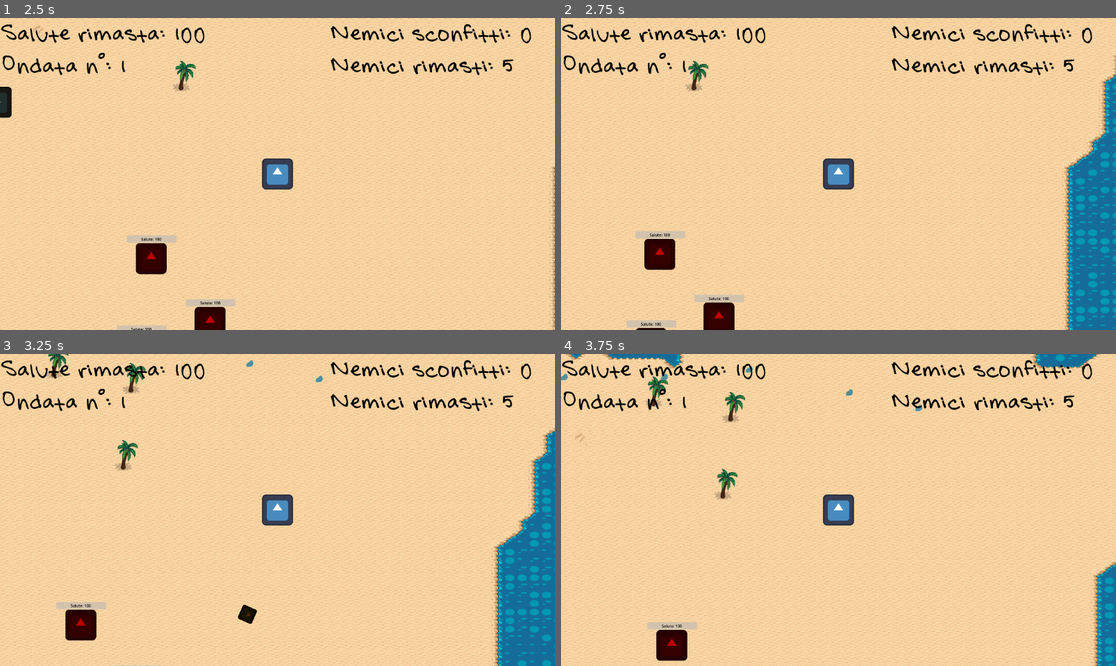
Above: before the commit, frames 1-4 (two rows, left to right).
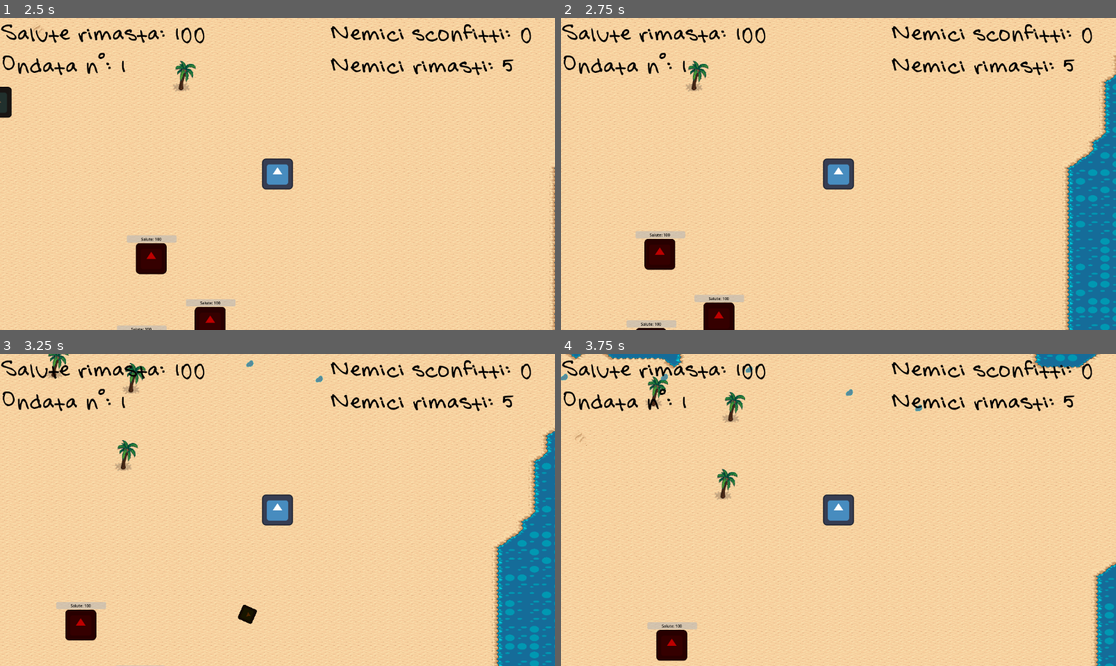
Above: after the commit, the same moments.

Repository: xMarcoMax/BeatchSlash
Game: Godot game, scene res://Scenes/level.tscn
Two runs of this game, one before a commit and one after it. Both use one fixed random seed, a clock stepped at 60 frames per second and the inputs below. The engine's default icon, where the game draws it, is replaced by a stand-in: a white triangle on a blue panel in a dark square.
Inputs (mouse positions are in pixels of both pictures, inside the frame that each line leads up to):
- Up to frame 1 (2.5 s): tap Enter at 0.5 s; move the mouse to (399, 158) at 0.52 s; hold Right (ui_right) 0.53-1.28 s; hold Space (run) 0.53-1.28 s; move the mouse to (166, 189) at 1.27 s; hold Down (ui_down) 1.28-2.03 s; right-click (166, 189) at 1.35 s; move the mouse to (333, 105) at 2.02 s; hold Right (ui_right) from 2.03 s (still down); hold Space (run) from 2.03 s (still down)
- Up to frame 2 (2.75 s): keep holding Right (ui_right); keep holding Space (run)
- Up to frame 3 (3.25 s): move the mouse to (249, 572) at 2.77 s; release Right (ui_right) at 2.78 s; release Space (run) at 2.78 s; hold Up (ui_up) from 2.78 s (still down); right-click (249, 572) at 2.85 s
- Up to frame 4 (3.75 s): move the mouse to (1005, 556) at 3.52 s; release Up (ui_up) at 3.53 s; hold Left (ui_left) from 3.53 s (still down); hold Space (run) from 3.53 s (still down)

Frame 1 is identical in both runs. In frame 2, 0.7% of the frame differs, in the area x 92-100%, y 29-100%; in frame 3, 0.8%, in the area x 90-100%, y 32-100%; in frame 4, 0.1%.

Commit message:
Aggiunta area hitbox al target, tolto ombrellone

Diff:
--- a/Characters/boyfriend.tscn
+++ b/Characters/boyfriend.tscn
@@ -1,12 +1,20 @@
-[gd_scene load_steps=3 format=3 uid="uid://rwfa2y1hi3hm"]
+[gd_scene load_steps=4 format=3 uid="uid://rwfa2y1hi3hm"]
 
 [ext_resource type="Texture2D" uid="uid://c67v2s8388bcm" path="res://Assets/icon.svg" id="1_vljnq"]
+
+[sub_resource type="CircleShape2D" id="CircleShape2D_qqcdl"]
+radius = 177.0
 
 [sub_resource type="RectangleShape2D" id="RectangleShape2D_faqlr"]
 size = Vector2(130, 129)
 
 [node name="Player" type="CharacterBody2D" groups=["player"]]
 metadata/_edit_group_ = true
+
+[node name="HitZone" type="Area2D" parent="."]
+
+[node name="CollisionShape2D" type="CollisionShape2D" parent="HitZone"]
+shape = SubResource("CircleShape2D_qqcdl")
 
 [node name="Sprite2D" type="Sprite2D" parent="."]
 modulate = Color(0.462234, 0.343155, 0.237483, 1)
--- a/Objects/umbrella.tscn
+++ /dev/null
@@ -1,17 +0,0 @@
-[gd_scene load_steps=3 format=3 uid="uid://brs5ow25a5c41"]
-
-[ext_resource type="Texture2D" uid="uid://c67v2s8388bcm" path="res://Assets/icon.svg" id="1_lji7x"]
-
-[sub_resource type="RectangleShape2D" id="RectangleShape2D_wjqy0"]
-size = Vector2(227, 20)
-
-[node name="umbrella" type="Area2D"]
-
-[node name="Sprite2D" type="Sprite2D" parent="."]
-position = Vector2(111.5, -3.57628e-07)
-scale = Vector2(1.72656, 0.140625)
-texture = ExtResource("1_lji7x")
-
-[node name="CollisionShape2D" type="CollisionShape2D" parent="."]
-position = Vector2(113.5, 1)
-shape = SubResource("RectangleShape2D_wjqy0")
--- a/Scenes/level.tscn
+++ b/Scenes/level.tscn
@@ -13,7 +13,7 @@
 [ext_resource type="Script" uid="uid://do0n1cb3kqcvw" path="res://Scripts/boyfriend.gd" id="6_gulnw"]
 
 [sub_resource type="RectangleShape2D" id="RectangleShape2D_7qgsd"]
-size = Vector2(641, 2077)
+size = Vector2(831, 1608.5)
 
 [sub_resource type="RectangleShape2D" id="RectangleShape2D_jbqd1"]
 size = Vector2(4191, 475)
@@ -605,7 +605,7 @@
 script = ExtResource("2_28emp")
 
 [node name="LeftSpawn" type="CollisionShape2D" parent="World/EnemySpawn"]
-position = Vector2(-1168, -205)
+position = Vector2(-1376.5, 29.25)
 shape = SubResource("RectangleShape2D_7qgsd")
 disabled = true
 
